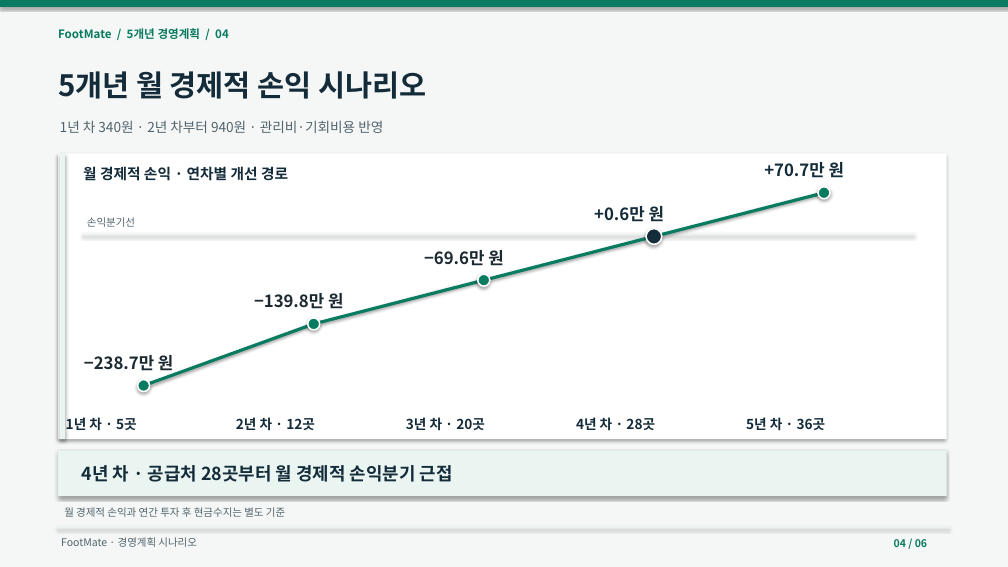
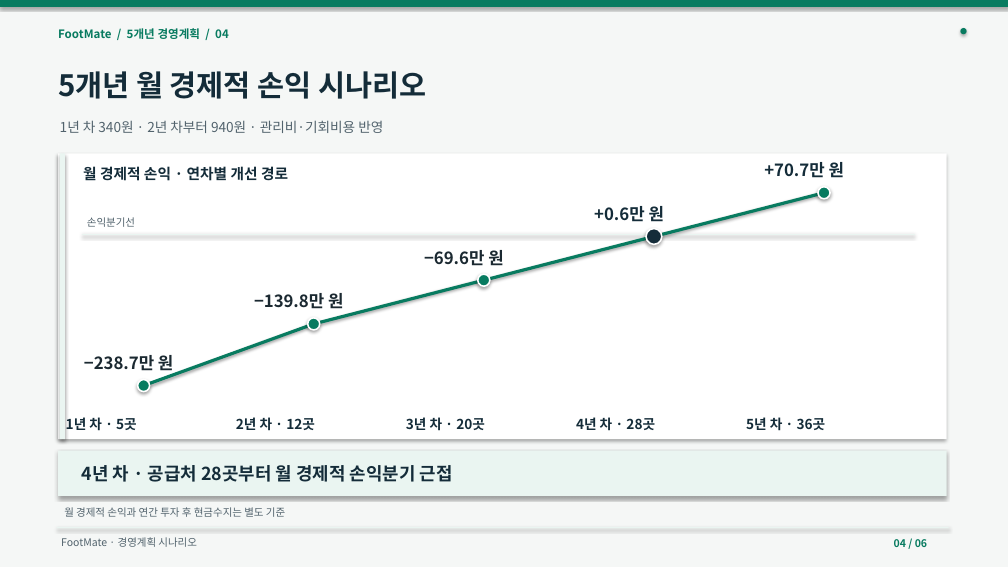
Before and after one commit to dohyunkimmm/footmate-case-study, a slide deck: slide 4 of src/case-study/downloads/footmate_5year_strategy.pptx. Drawn at 1008x567 pixels with LibreOffice and Linux fonts; fonts in the diff are those of the drawing. Boxes give left, top, right and bottom in pixels: in the first picture for what was removed or moved away, otherwise in the second. Text is boxed around its words. In the diff, an @@ line names an element or a change of style, - is before the commit and + after.

```diff
--- a/src/case-study/downloads/footmate_5year_strategy.pptx
+++ b/src/case-study/downloads/footmate_5year_strategy.pptx
@@ ellipse added at <box>960,28,966,34</box>, fill #087B60 @@
```
Also in this commit, not shown: 5 other slides changed, 19 other files.
